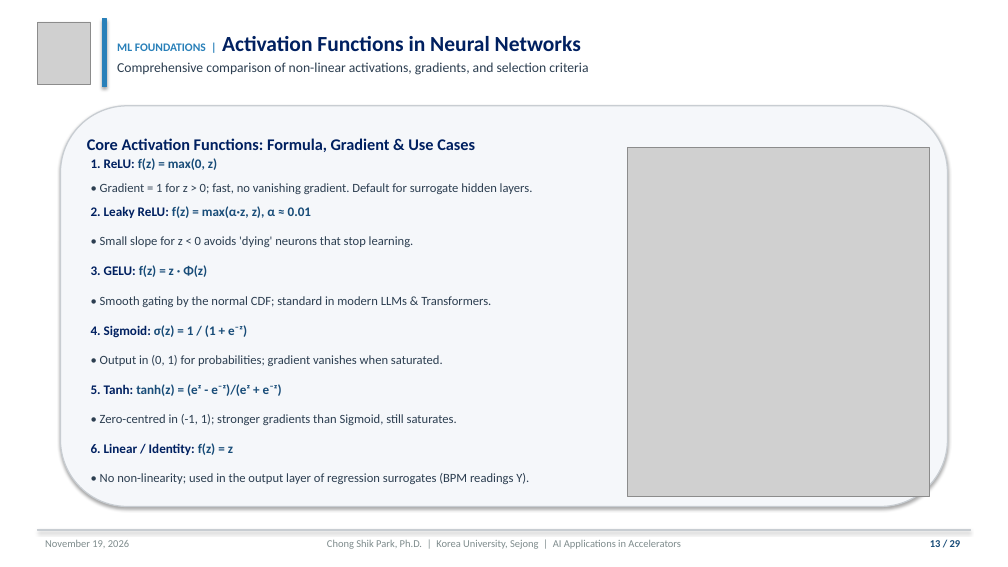
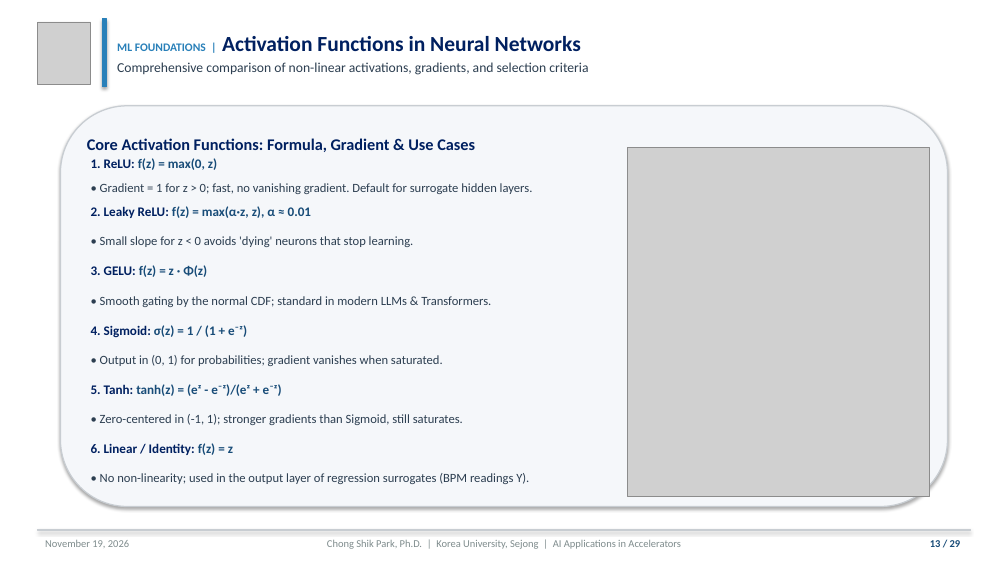
Before and after one commit to cspark7701/ai4acc-mini-hackathon, a slide deck: slide 13 of presentations/Lecture_1_AI_ML_Foundations_and_Control.pptx. Drawn at 1008x567 pixels with LibreOffice and Linux fonts; fonts in the diff are those of the drawing; grey boxes stand for pictures. Boxes give left, top, right and bottom in pixels: in the first picture for what was removed or moved away, otherwise in the second. Text is boxed around its words. In the diff, an @@ line names an element or a change of style, - is before the commit and + after.

```diff
--- a/presentations/Lecture_1_AI_ML_Foundations_and_Control.pptx
+++ b/presentations/Lecture_1_AI_ML_Foundations_and_Control.pptx
@@ text at (91,384,463,425): text changed @@
-5. Tanh: tanh(z) = (eᶻ - e⁻ᶻ)/(eᶻ + e⁻ᶻ)
-• Zero-centred in (-1, 1); stronger gradients than Sigmoid, still saturates.
+5. Tanh: tanh(z) = (eᶻ - e⁻ᶻ)/(eᶻ + e⁻ᶻ)
+• Zero-centered in (-1, 1); stronger gradients than Sigmoid, still saturates.
```
Also in this commit, not shown: 2 other slides changed, 13 other files.
